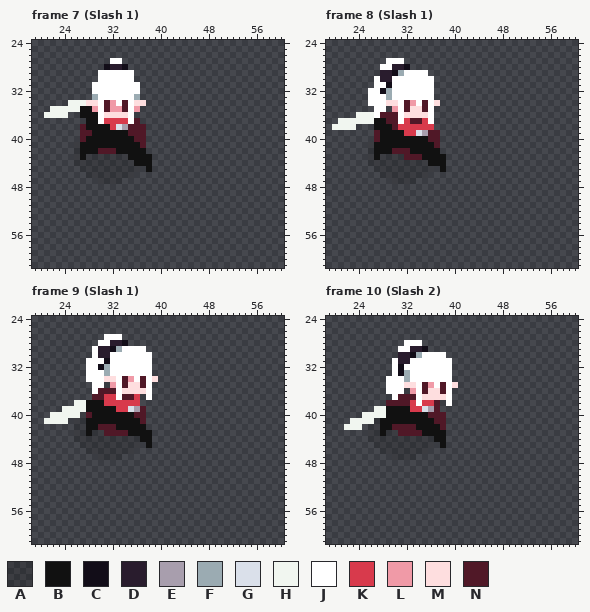
Two versions of one pixel-art file, 마왕님은 공사중 스프라이트/주인공 스프라이트/Elf Front Side.aseprite. This is how it looked before the edit.
64x64 pixels, 51 frames. Shown: frame 7 (Slash 1): x 19..60, y 24..61; frame 8 (Slash 1): x 19..60, y 24..61; frame 9 (Slash 1): x 19..60, y 24..61; frame 10 (Slash 2): x 19..60, y 24..61. The commit also changed other frames, which this record leaves out.
Palette (. is transparent): A #00000026  B #111111  C #120d18  D #291c2d  E #a89ead  F #9babb2  G #dae0ea  H #f1f6f0  J #ffffff  K #d83a4c  L #f09aa7  M #fededf  N #501827
After the commit:
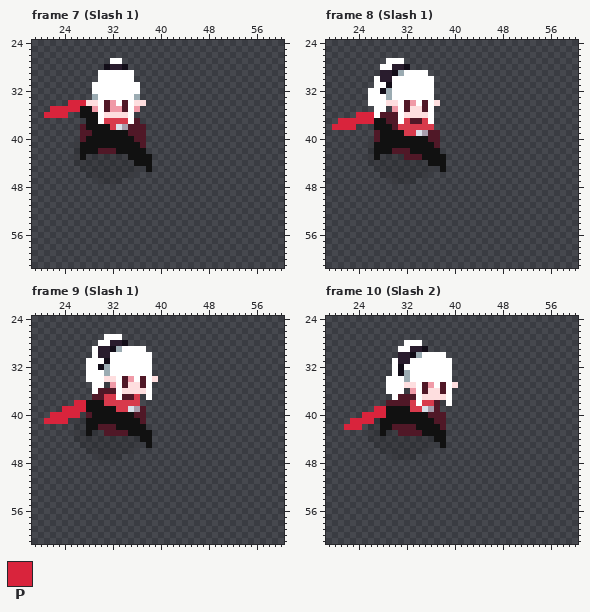
Colours new in this view: P #d9243c
Difference:
colour H: #f1f6f0 -> #ff4a50
Frame 7 (Slash 1), layer "Weapon":
y 34: x 25..27 HHH -> PPP
y 35: x 22..26 HHHHH -> PPPPP
y 36: x 21..24 HHHH -> PPPP
Frame 8 (Slash 1), layer "Weapon":
y 36: x 24..26 HHH -> PPP
y 37: x 21..26 HHHHHH -> PPPPPP
y 38: x 20..23 HHHH -> PPPP
Frame 9 (Slash 1), layer "Weapon":
y 38: x 26..27 HH -> PP
y 39: x 24..27 HHHH -> PPPP
y 40: x 22..26 HHHHH -> PPPPP
y 41: x 21..24 HHHH -> PPPP
Frame 10 (Slash 2), layer "Weapon":
y 39: x 27..28 HH -> PP
y 40: x 25..28 HHHH -> PPPP
y 41: x 23..26 HHHH -> PPPP
y 42: x 22..24 HHH -> PPP
Changed places in both pictures, as pixel boxes (x1, y1, x2, y2):
changed: (44, 100, 86, 118)
changed: (332, 112, 374, 130)
changed: (44, 400, 86, 424)
changed: (344, 406, 386, 430)
